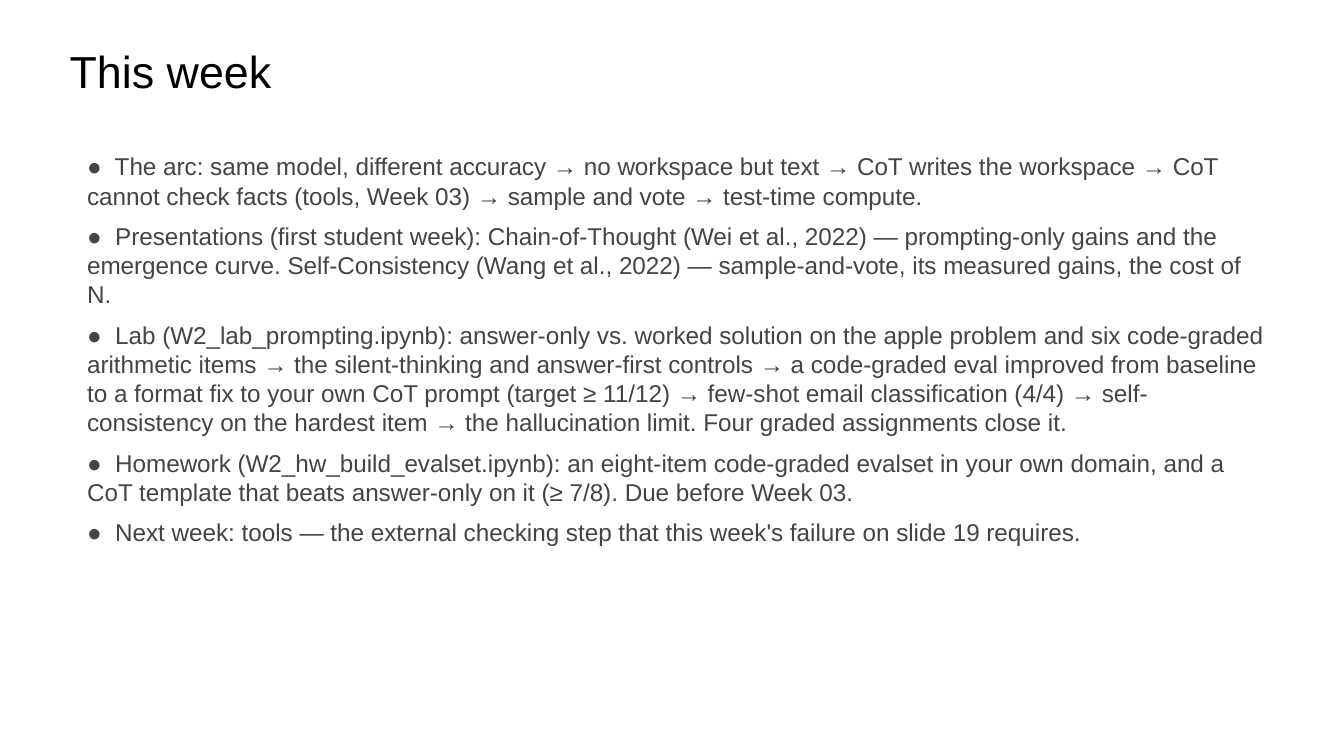
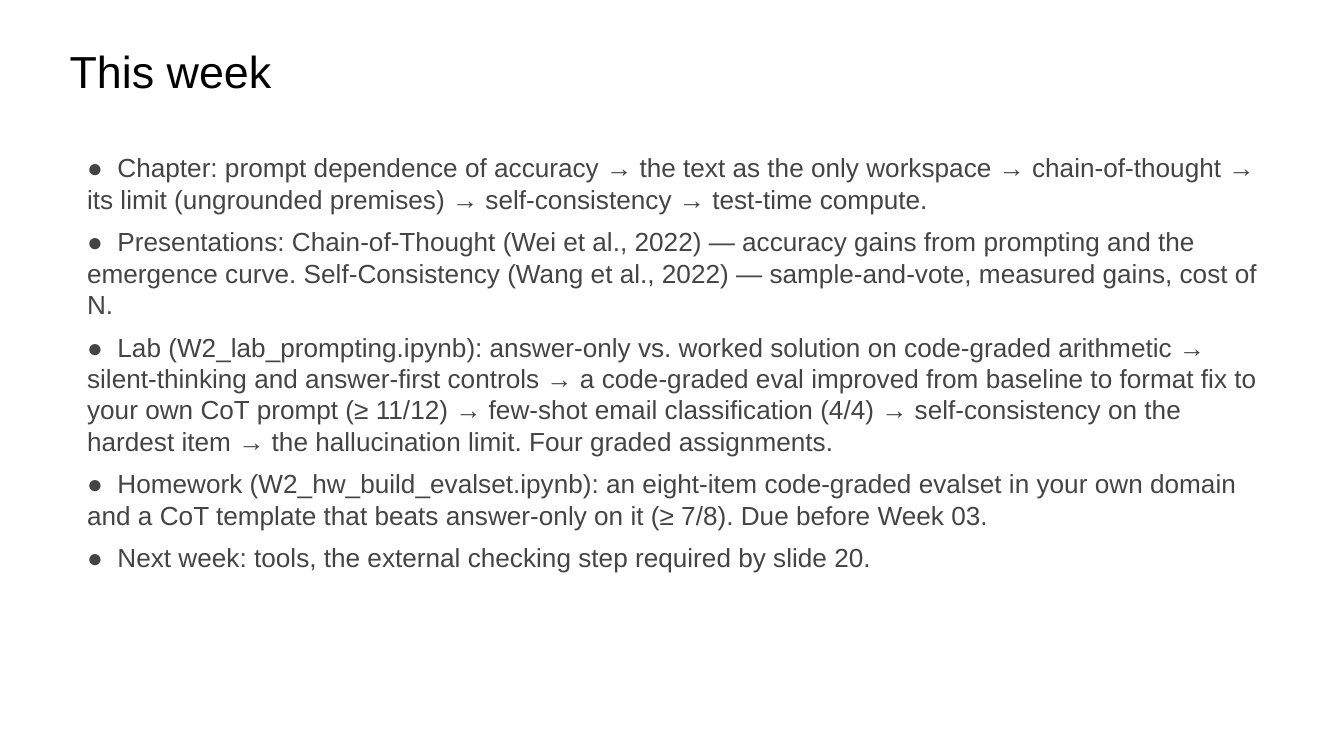
Before and after one commit to ralbu85/stml_2026, a slide deck: slide 30 of lectures/week02/slides-draft-w2.pptx. Drawn at 1344x756 pixels with LibreOffice and Linux fonts; fonts in the diff are those of the drawing. Boxes give left, top, right and bottom in pixels: in the first picture for what was removed or moved away, otherwise in the second. Text is boxed around its words. In the diff, an @@ line names an element or a change of style, - is before the commit and + after.

```diff
--- a/lectures/week02/slides-draft-w2.pptx
+++ b/lectures/week02/slides-draft-w2.pptx
@@ text at (87, 158, 1257, 573): text changed; size 13 to 14 pt @@
-● The arc: same model, different accuracy → no workspace but text → CoT writes the workspace → CoT cannot check facts (tools, Week 03) → sample and vote → test-time compute.
-● Presentations (first student week): Chain-of-Thought (Wei et al., 2022) — prompting-only gains and the emergence curve. Self-Consistency (Wang et al., 2022) — sample-and-vote, its measured gains, the cost of N.
-● Lab (W2_lab_prompting.ipynb): answer-only vs. worked solution on the apple problem and six code-graded arithmetic items → the silent-thinking and answer-first controls → a code-graded eval improved from baseline to a format fix to your own CoT prompt (target ≥ 11/12) → few-shot email classification (4/4) → self-consistency on the hardest item → the hallucination limit. Four graded assignments close it.
-● Homework (W2_hw_build_evalset.ipynb): an eight-item code-graded evalset in your own domain, and a CoT template that beats answer-only on it (≥ 7/8). Due before Week 03.
-● Next week: tools — the external checking step that this week's failure on slide 19 requires.
+● Chapter: prompt dependence of accuracy → the text as the only workspace → chain-of-thought → its limit (ungrounded premises) → self-consistency → test-time compute.
+● Presentations: Chain-of-Thought (Wei et al., 2022) — accuracy gains from prompting and the emergence curve. Self-Consistency (Wang et al., 2022) — sample-and-vote, measured gains, cost of N.
+● Lab (W2_lab_prompting.ipynb): answer-only vs. worked solution on code-graded arithmetic → silent-thinking and answer-first controls → a code-graded eval improved from baseline to format fix to your own CoT prompt (≥ 11/12) → few-shot email classification (4/4) → self-consistency on the hardest item → the hallucination limit. Four graded assignments.
+● Homework (W2_hw_build_evalset.ipynb): an eight-item code-graded evalset in your own domain and a CoT template that beats answer-only on it (≥ 7/8). Due before Week 03.
+● Next week: tools, the external checking step required by slide 20.
```
Also in this commit, not shown: 23 other slides changed, 2 slides added, 2 slides removed, 1 other file.
